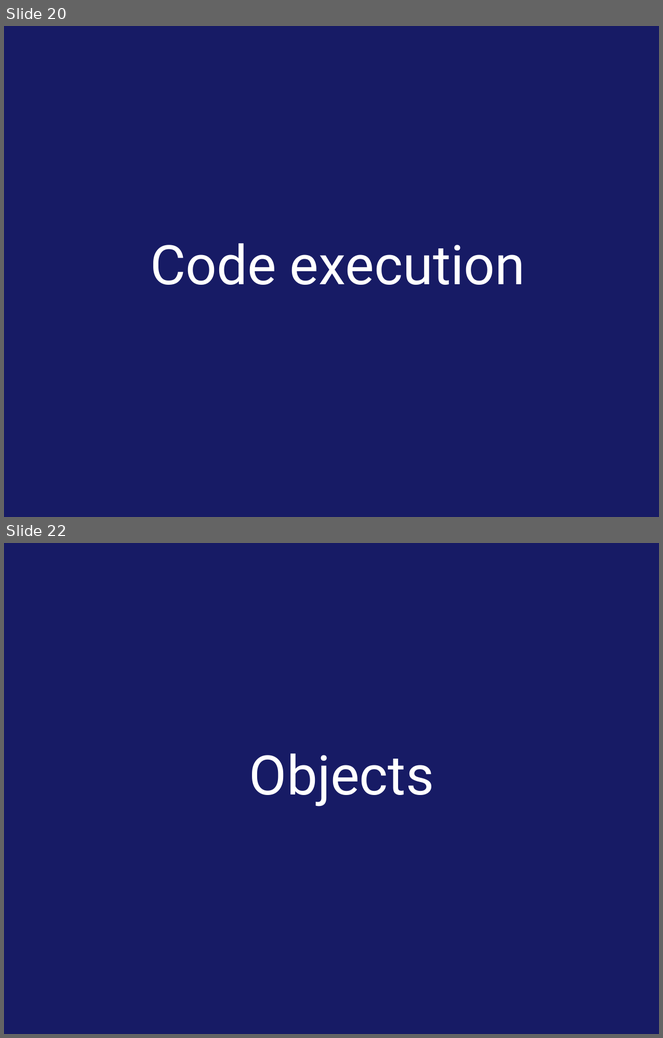
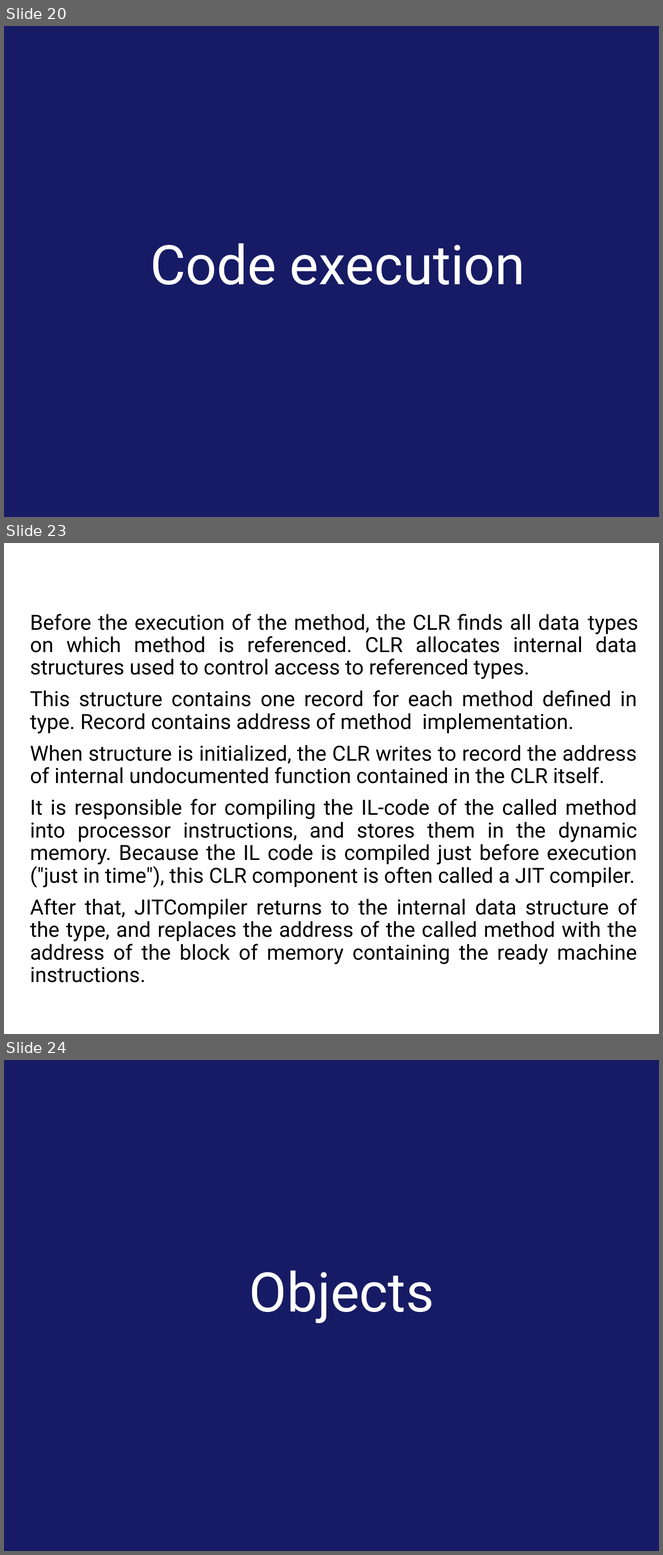
Before and after one commit to tarasiscom/Lv-273, a slide deck: Education/Execution model.pptx. Shown one above the other, each under a label of ours: slides 20 and 22 before the commit, slides 20, 23 and 24 after it; the slides between them are not shown. The pictures are 663x1038 and 663x1555 pixels, drawn with LibreOffice and Linux fonts; fonts in the diff are those of the drawing; background and template pictures are left out. Boxes give left, top, right and bottom in pixels: in the first picture for what was removed or moved away, otherwise in the second. Text is boxed around its words. In the diff, an @@ line names an element or a change of style, - is before the commit and + after.

Commit message:
Add into presentation information about JIT Compiler

```diff
--- a/Education/Execution model.pptx
+++ b/Education/Execution model.pptx
@@ slide 23 added at <box>4,543,659,1034</box>, background #FFFFFF @@
@@ text added at <box>30,614,638,983</box>, 23 pt, text #000000 @@
+Before the execution of the method, the CLR finds all data types on which method is referenced. CLR allocates internal data structures used to control access to referenced types.
+This structure contains one record for each method defined in type. Record contains address of method implementation.
+When structure is initialized, the CLR writes to record the address of internal undocumented function contained in the CLR itself.
+It is responsible for compiling the IL-code of the called method into processor instructions, and stores them in the dynamic memory. Because the IL code is compiled just before execution ("just in time"), this CLR component is often called a JIT compiler.
+After that, JITCompiler returns to the internal data structure of the type, and replaces the address of the called method with the address of the block of memory containing the ready machine instructions.
@@ what was slide 22 is now slide 24 @@
```
Also in this commit, not shown: 2 other slides added, 1 slide removed.
